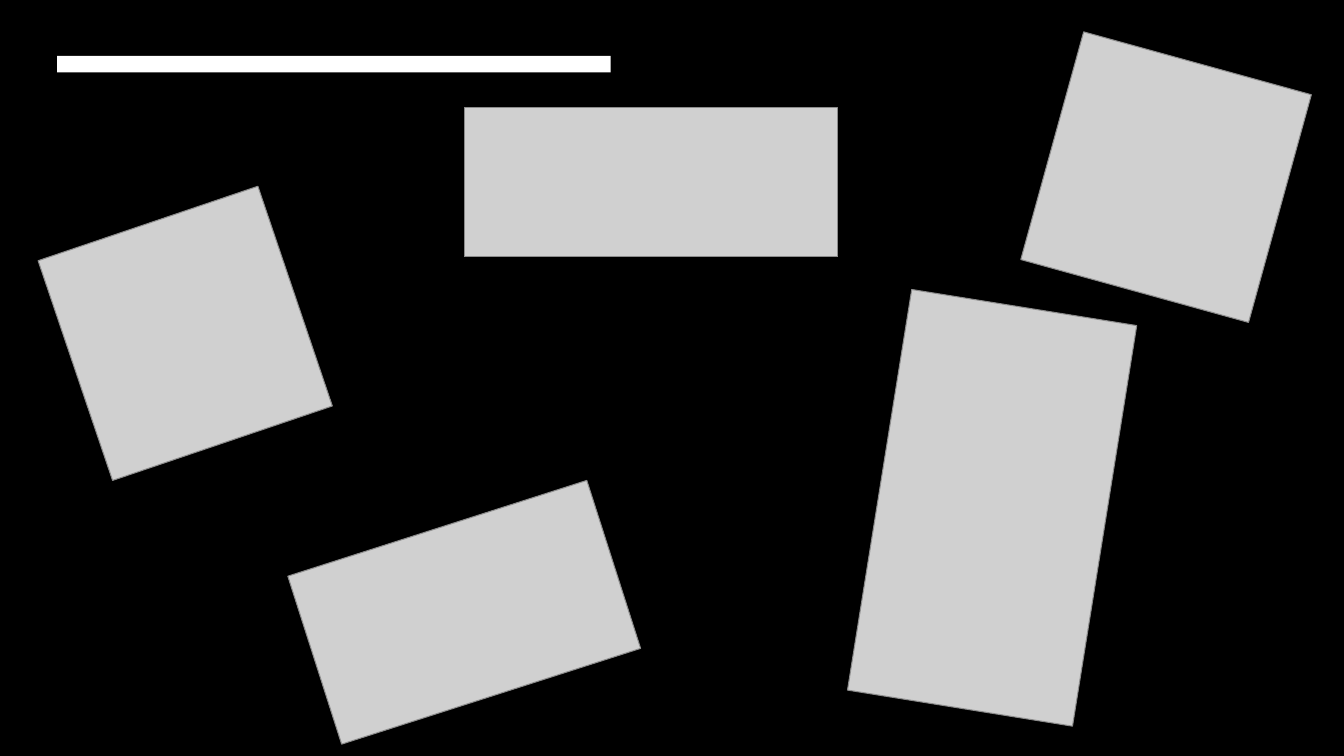
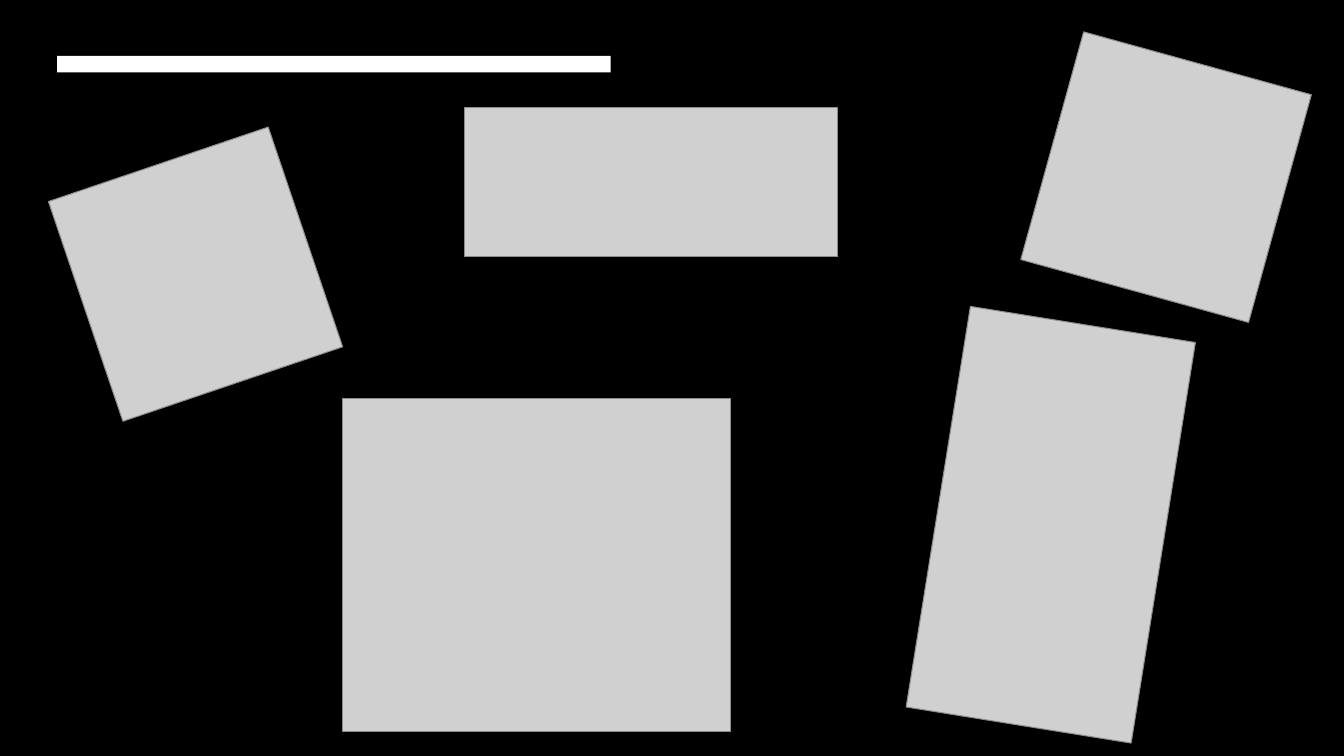
Before and after one commit to IUT-Arles-SAE/S1.04, a slide deck: slide 3 of diapo.pptx. Drawn at 1344x756 pixels with LibreOffice and Linux fonts; fonts in the diff are those of the drawing; grey boxes stand for pictures; background and template pictures are left out. Boxes give left, top, right and bottom in pixels: in the first picture for what was removed or moved away, otherwise in the second. Text is boxed around its words. In the diff, an @@ line names an element or a change of style, - is before the commit and + after.

```diff
--- a/diapo.pptx
+++ b/diapo.pptx
@@ picture: place and size @@
-picture at <box>39,187,333,481</box>
+picture at <box>49,127,343,421</box>
@@ picture: place and size @@
-picture at <box>847,290,1137,727</box>
+picture at <box>906,306,1195,743</box>
@@ picture at <box>343,398,730,731</box>: rotation 342 to 0 degrees @@
```
Also in this commit, not shown: 2 other files.
